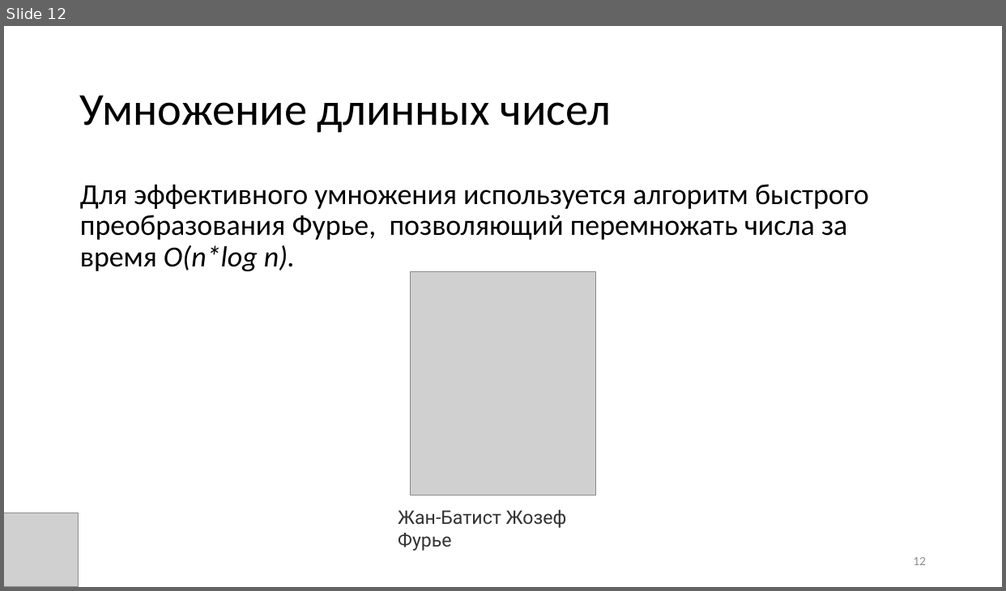
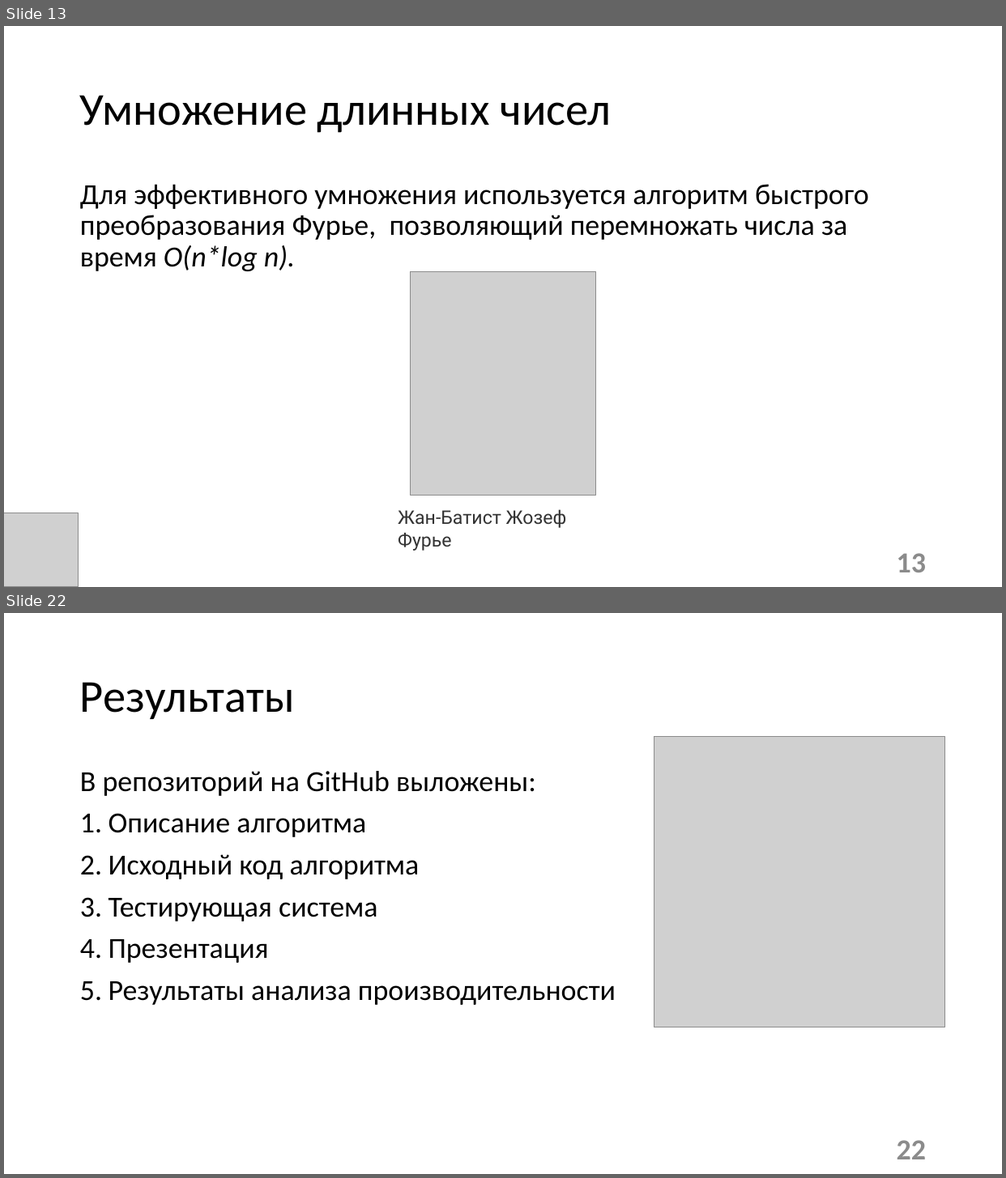
Before and after one commit to candyliving/fefu_long_arithmetic, a slide deck: Эффективная длинная арифметика.pptx. Shown one above the other, each under a label of ours: slide 12 before the commit, slides 13 and 22 after it; the slides between them are not shown. The pictures are 1006x591 and 1006x1178 pixels, drawn with LibreOffice and Linux fonts; fonts in the diff are those of the drawing; grey boxes stand for pictures. Boxes give left, top, right and bottom in pixels: in the first picture for what was removed or moved away, otherwise in the second. Text is boxed around its words. In the diff, an @@ line names an element or a change of style, - is before the commit and + after.

```diff
--- a/Эффективная длинная арифметика.pptx
+++ b/Эффективная длинная арифметика.pptx
@@ slide 22 added at [4, 613, 1002, 1174], background #FFFFFF @@
@@ title added at [80, 682, 295, 719], 44 pt, text #000000 @@
+Результаты
@@ picture added at [654, 736, 945, 1028] @@
@@ text added at [80, 771, 616, 1005], 28 pt, text #000000 @@
+В репозиторий на GitHub выложены:
+1. Описание алгоритма
+2. Исходный код алгоритма
+3. Тестирующая система
+4. Презентация
+5. Результаты анализа производительности
@@ page number added at [897, 1140, 926, 1160], 28 pt, text #8C8C8C, bold @@
+22
@@ what was slide 12 is now slide 13 @@
@@ page number at [897, 553, 926, 573]: text changed; size 12 to 28 pt; bold on @@
-12
+13
```
Also in this commit, not shown: 11 slides changed, 7 other slides added, 1 other file.
